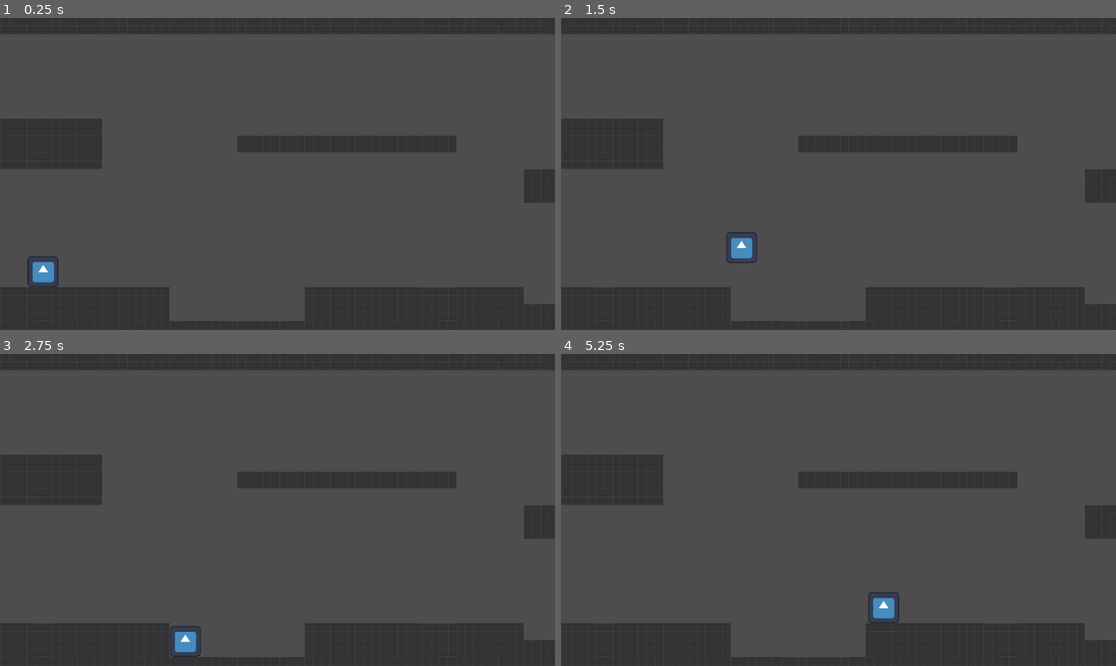
Above: before the commit, frames 1-4 (two rows, left to right).
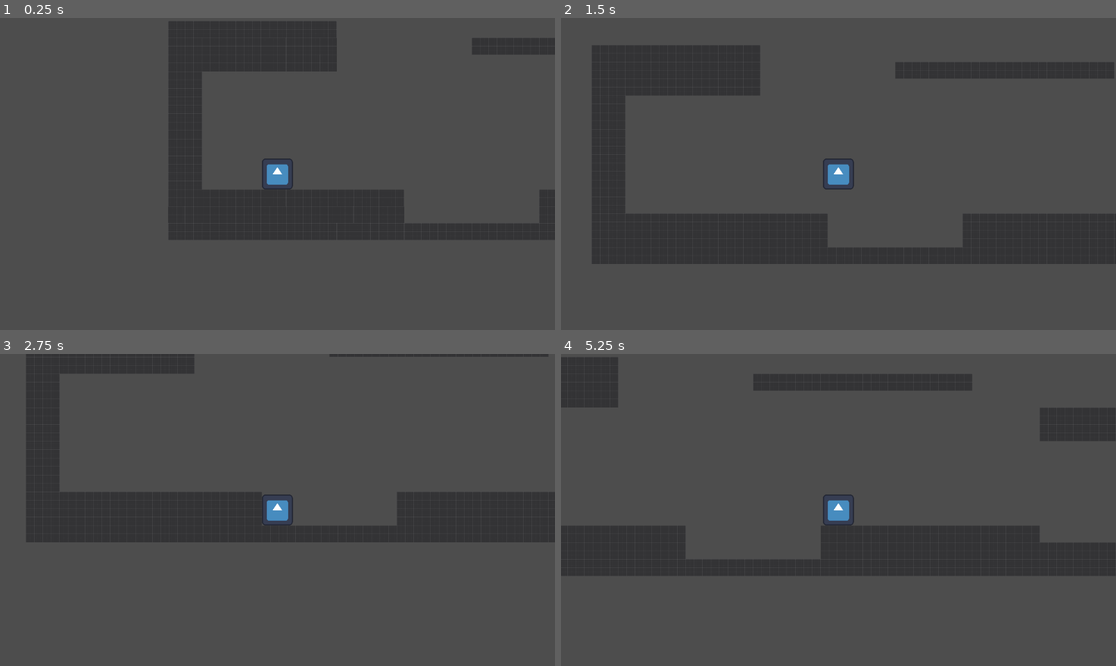
Above: after the commit, the same moments.

Repository: DionisisSchoinas/ldjam-58
Game: Godot game, scene res://levels/prototype_level.tscn
The game is run twice, just before and just after one commit, with the same random seed, the same clock (stepped at 60 frames per second) and the same inputs. The engine's default icon, where the game draws it, is replaced by a stand-in: a white triangle on a blue panel in a dark square.
Inputs:
- Up to frame 1 (0.25 s): no input
- Up to frame 2 (1.5 s): tap Enter at 0.5 s; hold D (d_right) from 0.53 s (still down); tap Space (button_1) at 0.6, 1.35 s
- Up to frame 3 (2.75 s): release D (d_right) at 2.03 s; hold A (d_left) from 2.03 s (still down); tap Space (button_1) at 2.1 s
- Up to frame 4 (5.25 s): release A (d_left) at 2.78 s; hold D (d_right) 2.78-4.28 s; tap Space (button_1) every 0.75 s from 2.85 to 5.1 s; hold A (d_left) 4.28-5.03 s; hold D (d_right) from 5.03 s (still down)

The runs differ from the first frame. In frame 1, 28% of the frame differs, in the area x 0-100%, y 0-100%; in frame 2, 32%; in frame 3, 25%; in frame 4, 31%.
Error before the commit: Parse Error: Function "_ready" has the same name as a previously declared function. (res://basic_camera.gd:13)

Commit message:
Update basic_camera.gd

Diff:
--- a/basic_camera.gd
+++ b/basic_camera.gd
@@ -5,13 +5,12 @@
 
 func _ready():
 	var players = get_tree().get_nodes_in_group("Player")
+	_set_camera_limits_from_bounds()
 	if players.size() > 0:
 		player = players[0]
 	else:
 		push_warning("No player found in group 'player'!")
 
-func _ready():
-	_set_camera_limits_from_bounds()
 
 func _set_camera_limits_from_bounds():
 	if not get_parent().current_level:
@@ -28,5 +27,5 @@
 		limit_top    = int(rect_pos.y)
 		limit_right  = int(rect_pos.x + rect_size.x)
 		limit_bottom = int(rect_pos.y + rect_size.y)
-func proccess(delta):
+func _process(delta):
 	position = player.global_position
